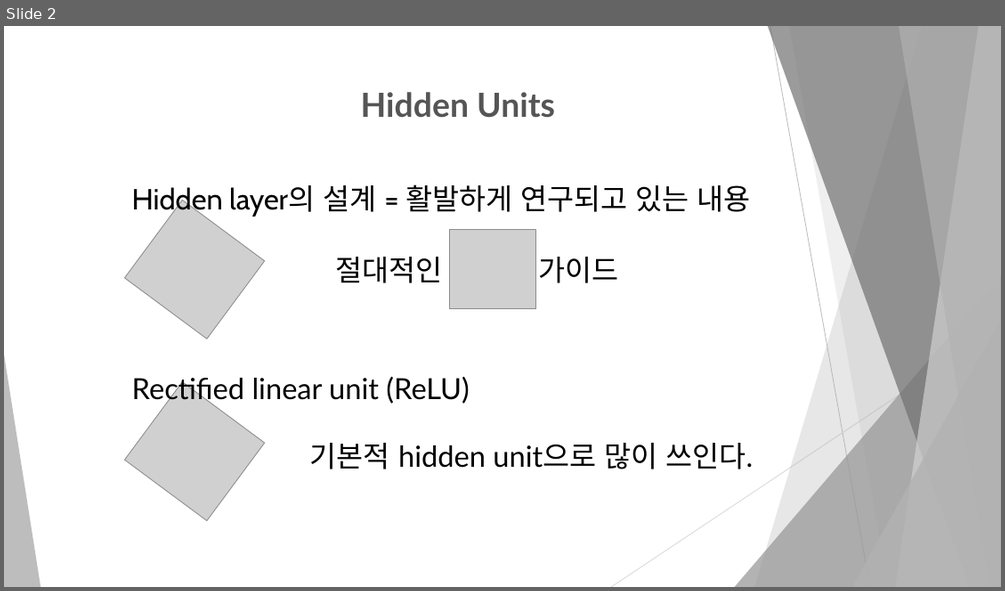
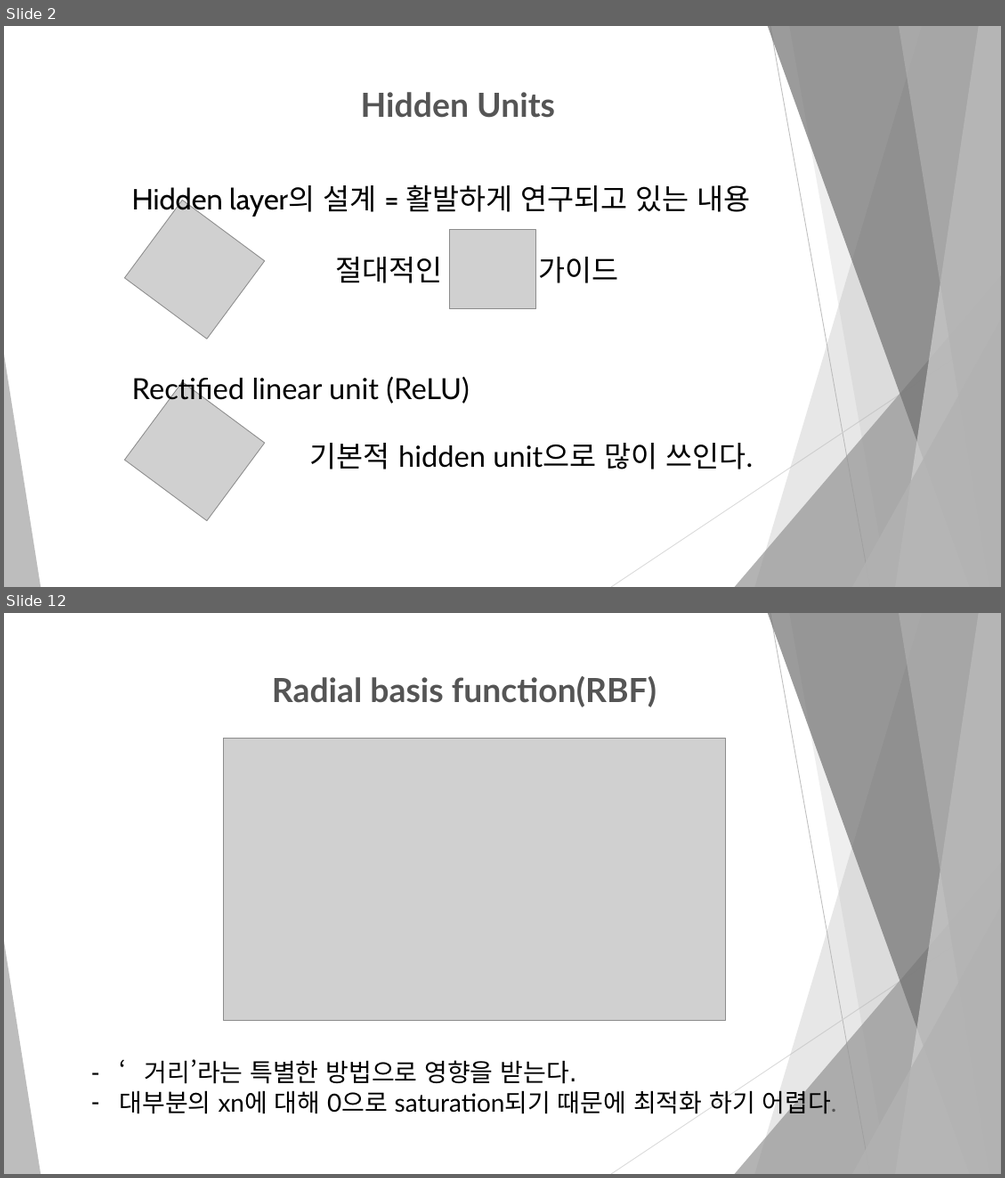
Before and after one commit to dbswl067/Machine-learning, a slide deck: 발표 자료/6.3 Hidden Units.pptx. Shown one above the other, each under a label of ours: slide 2 before the commit, slides 2 and 12 after it; the slides between them are not shown. The pictures are 1005x591 and 1005x1178 pixels, drawn with LibreOffice and Linux fonts; fonts in the diff are those of the drawing; grey boxes stand for pictures. Boxes give left, top, right and bottom in pixels: in the first picture for what was removed or moved away, otherwise in the second. Text is boxed around its words. In the diff, an @@ line names an element or a change of style, - is before the commit and + after.

```diff
--- a/발표 자료/6.3 Hidden Units.pptx
+++ b/발표 자료/6.3 Hidden Units.pptx
@@ slide 12 added at [4, 613, 1001, 1174], background #FFFFFF; not listed: 10 template elements that a slide beside it also shows @@
@@ text added at [272, 676, 656, 707], 32 pt, text #555555, bold @@
+Radial basis function(RBF)
@@ picture added at [224, 738, 726, 1020] @@
@@ text added at [120, 1059, 837, 1119], 24 pt, text #000000 @@
+– ‘거리’라는 특별한 방법으로 영향을 받는다.
+– 대부분의 xn에 대해 0으로 saturation되기 때문에 최적화 하기 어렵다.
```
Also in this commit, not shown: 11 other slides added, 7 slides removed, 1 other file.
